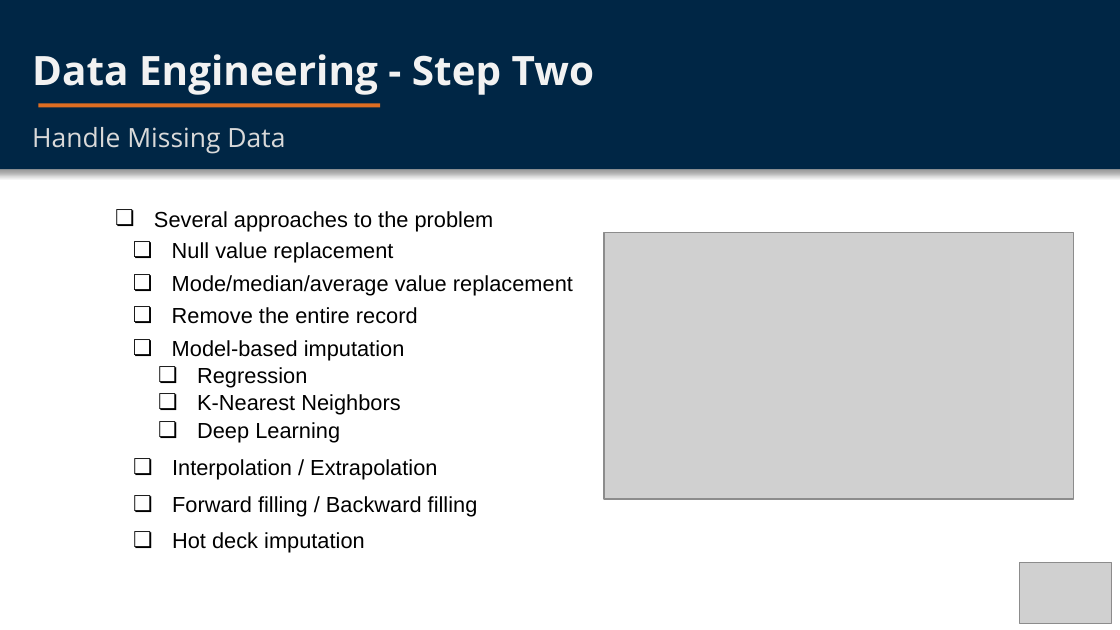
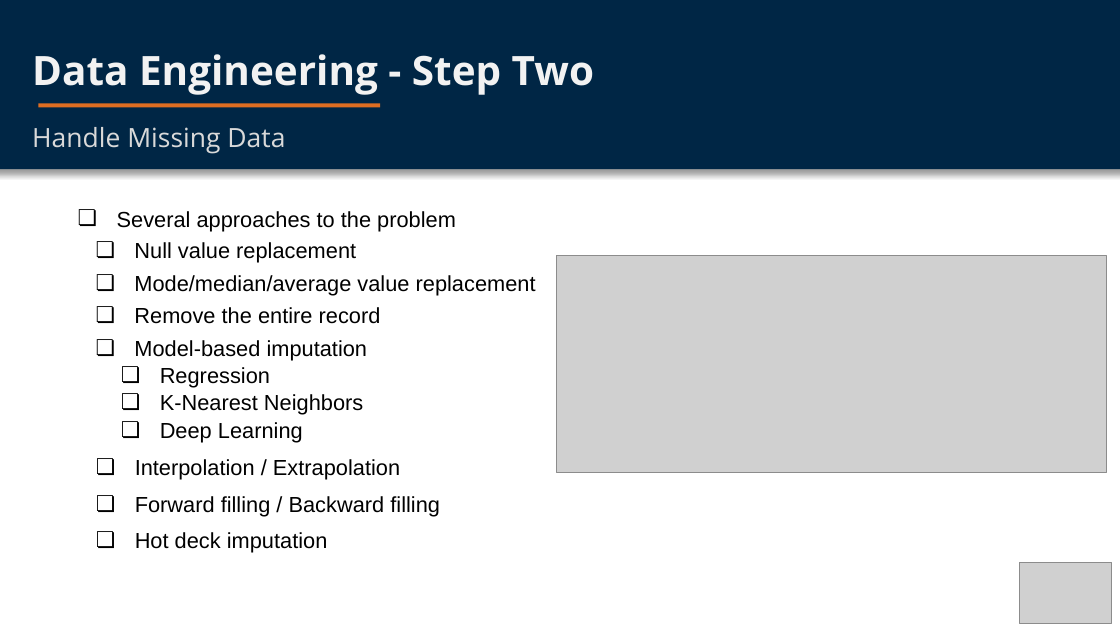
Before and after one commit to vbloise3/awsCert, a slide deck: slide 4 of public/Exam Notes/1-Introduction - Data Engineering.pptx. Drawn at 1120x630 pixels with LibreOffice and Linux fonts; fonts in the diff are those of the drawing; grey boxes stand for pictures. Boxes give left, top, right and bottom in pixels: in the first picture for what was removed or moved away, otherwise in the second. Text is boxed around its words. In the diff, an @@ line names an element or a change of style, - is before the commit and + after.

```diff
--- a/public/Exam Notes/1-Introduction - Data Engineering.pptx
+++ b/public/Exam Notes/1-Introduction - Data Engineering.pptx
@@ picture: place and size @@
-picture at <box>604,233,1073,500</box>
+picture at <box>557,255,1107,473</box>
@@ 7 texts: place and size @@
-7 texts at <box>172,242,573,443</box>
+7 texts at <box>134,242,536,443</box>
@@ 4 texts: place and size @@
-4 texts at <box>154,211,494,553</box>
+4 texts at <box>117,211,456,553</box>
```
Also in this commit, not shown: 4 other slides changed, 3 other files.
